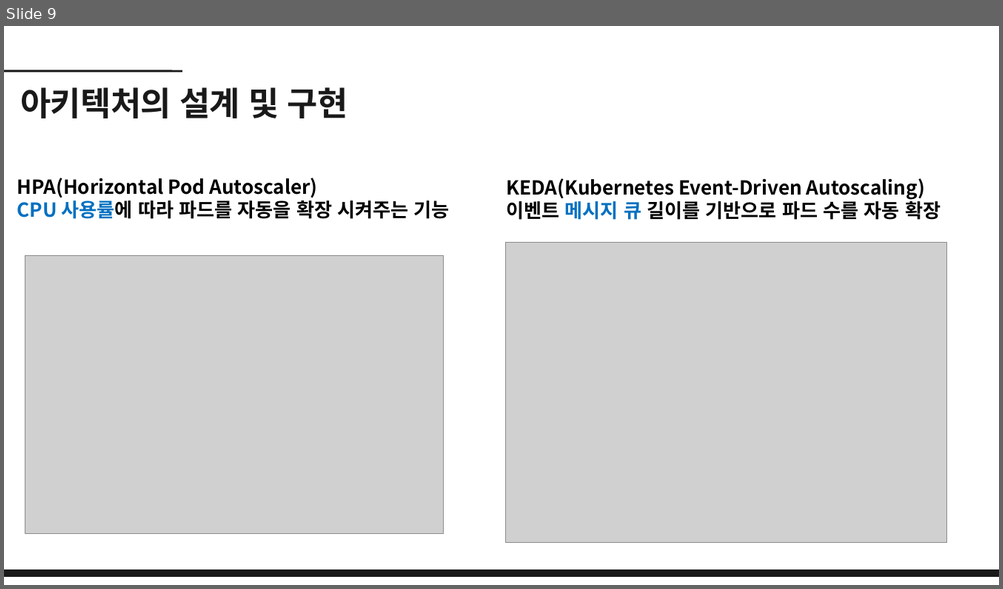
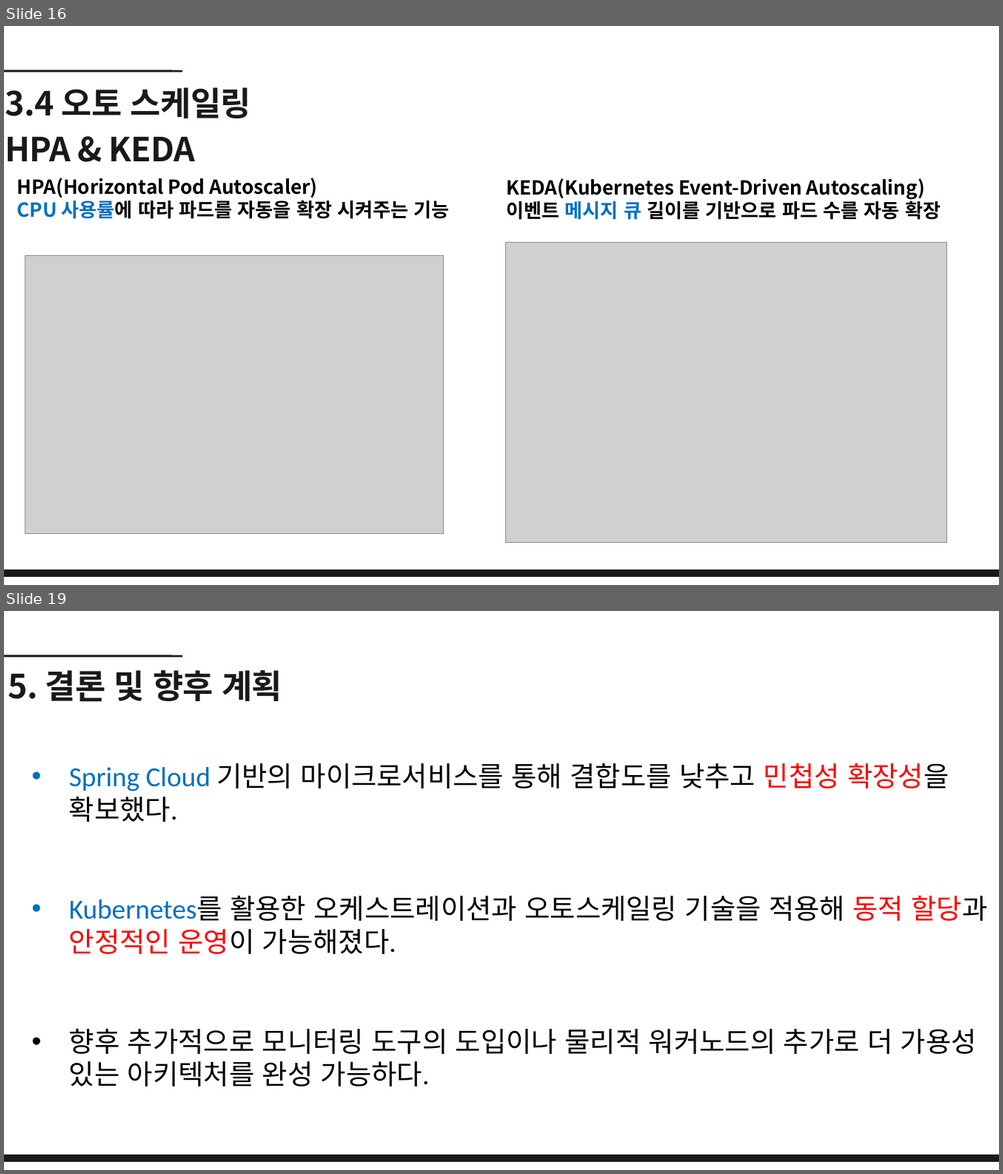
Before and after one commit to dbehdrbs0806/4rd_1sem, a slide deck: GraduationGuidance/20204077_유동균_논문발표ppt.pptx. Shown one above the other, each under a label of ours: slide 9 before the commit, slides 16 and 19 after it; the slides between them are not shown. The pictures are 1003x589 and 1003x1174 pixels, drawn with LibreOffice and Linux fonts; fonts in the diff are those of the drawing; grey boxes stand for pictures. Boxes give left, top, right and bottom in pixels: in the first picture for what was removed or moved away, otherwise in the second. Text is boxed around its words. In the diff, an @@ line names an element or a change of style, - is before the commit and + after.

```diff
--- a/GraduationGuidance/20204077_유동균_논문발표ppt.pptx
+++ b/GraduationGuidance/20204077_유동균_논문발표ppt.pptx
@@ slide 19 added at <box>4,611,999,1170</box>, background #FFFFFF @@
@@ line added from (4, 656) to (182, 656), #191919 3 pt @@
@@ text added at <box>8,670,282,702</box>, 48 pt, text #191919, bold @@
+5. 결론 및 향후 계획
@@ text added at <box>69,763,987,1087</box>, 40 pt, text #000000 @@
+• Spring Cloud 기반의 마이크로서비스를 통해 결합도를 낮추고 민첩성 확장성을 확보했다.
+• Kubernetes를 활용한 오케스트레이션과 오토스케일링 기술을 적용해 동적 할당과 안정적인 운영이 가능해졌다.
+• 향후 추가적으로 모니터링 도구의 도입이나 물리적 워커노드의 추가로 더 가용성 있는 아키텍처를 완성 가능하다.
@@ freeform shape added at <box>4,1156,999,1162</box>, fill #191919, outline #191919 1.5 pt @@
@@ what was slide 9 is now slide 16 @@
@@ slide 16 changed as well @@
@@ text at <box>5,87,251,161</box>: text changed @@
-아키텍처의 설계 및 구현
+3.4 오토 스케일링
+HPA & KEDA
```
Also in this commit, not shown: 5 other slides changed, 10 other slides added, 7 slides removed, 3 other files.
